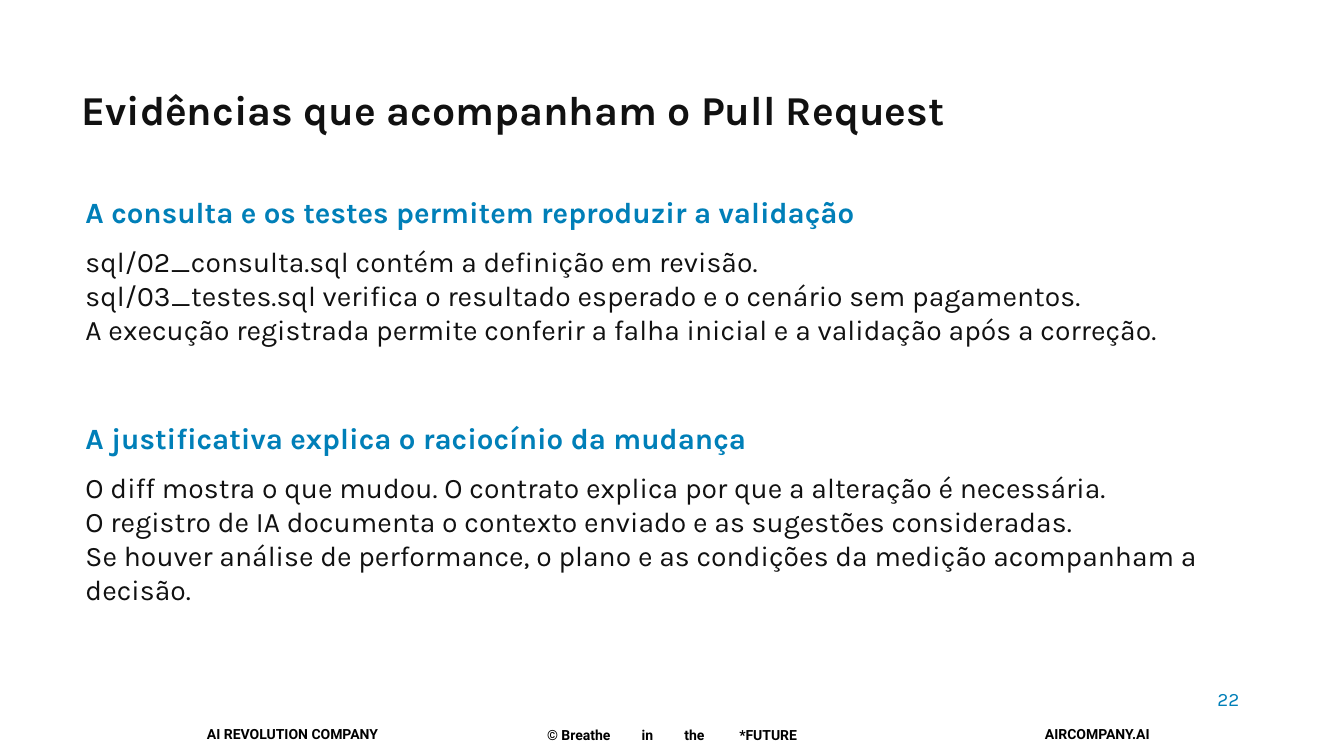
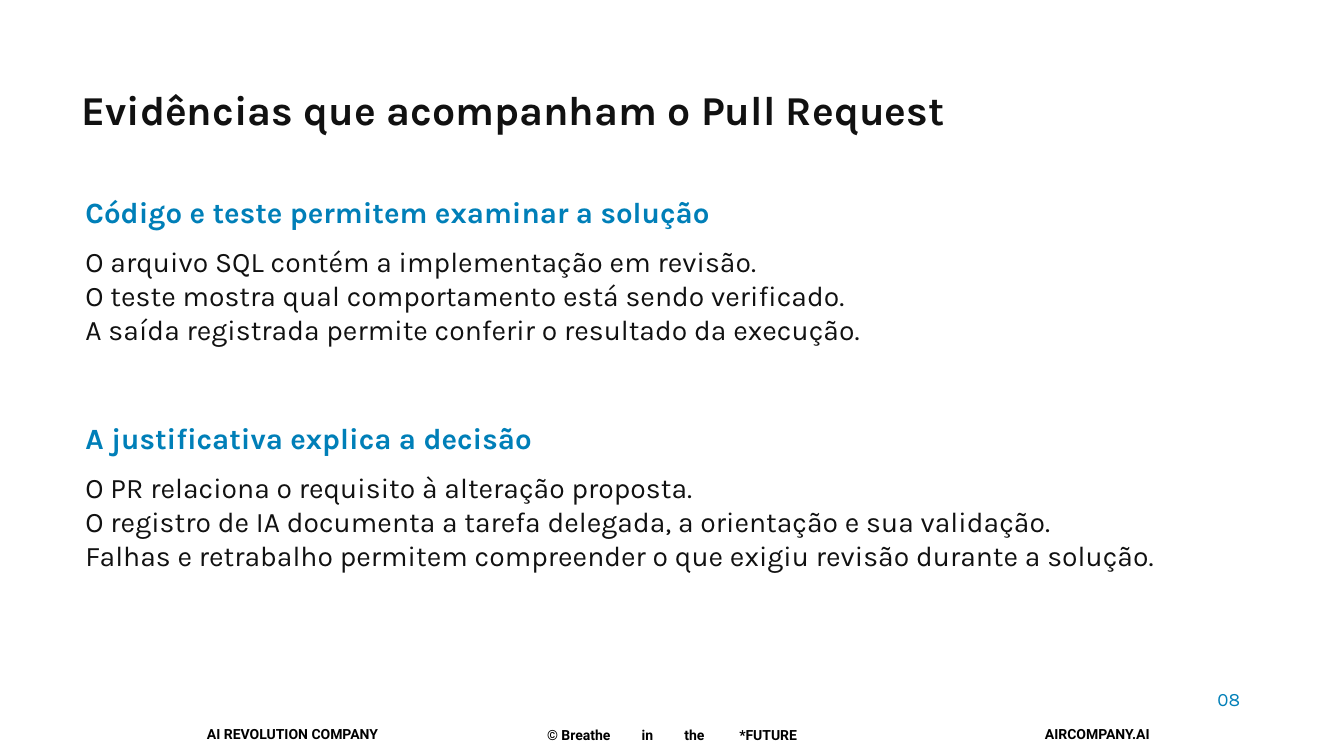
Before and after one commit to pedropalmieri/workshop4-pr-sql-ia, a slide deck: slide 8 of materiais/Workshop4-19nov2026.pptx (slide 22 before the commit). Drawn at 1344x756 pixels with LibreOffice and Linux fonts; fonts in the diff are those of the drawing; background and template pictures are left out. Boxes give left, top, right and bottom in pixels: in the first picture for what was removed or moved away, otherwise in the second. Text is boxed around its words. In the diff, an @@ line names an element or a change of style, - is before the commit and + after.

Commit message:
Explica fundamentos antes do caso e documenta consultas e decisões da automação

```diff
--- a/materiais/Workshop4-19nov2026.pptx
+++ b/materiais/Workshop4-19nov2026.pptx
@@ text at [85,200,710,230]: text changed @@
-A consulta e os testes permitem reproduzir a validação
+Código e teste permitem examinar a solução
@@ text at [85,250,859,347]: text changed @@
-sql/02_consulta.sql contém a definição em revisão.
-sql/03_testes.sql verifica o resultado esperado e o cenário sem pagamentos.
-A execução registrada permite conferir a falha inicial e a validação após a correção.
+O arquivo SQL contém a implementação em revisão.
+O teste mostra qual comportamento está sendo verificado.
+A saída registrada permite conferir o resultado da execução.
@@ text at [85,428,532,456]: text changed @@
-A justificativa explica o raciocínio da mudança
+A justificativa explica a decisão
@@ text at [85,476,1153,573]: text changed @@
-O diff mostra o que mudou. O contrato explica por que a alteração é necessária.
-O registro de IA documenta o contexto enviado e as sugestões consideradas.
-Se houver análise de performance, o plano e as condições da medição acompanham a decisão.
+O PR relaciona o requisito à alteração proposta.
+O registro de IA documenta a tarefa delegada, a orientação e sua validação.
+Falhas e retrabalho permitem compreender o que exigiu revisão durante a solução.
@@ text at [1217,694,1240,707]: text changed @@
-22
+08
```
Also in this commit, not shown: 16 other slides changed, 7 slides added, 6 slides removed, 4 other files.
